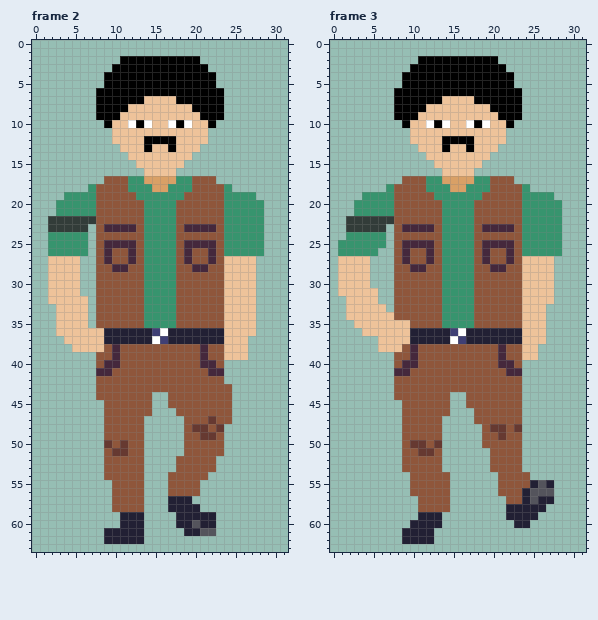
A pixel-art file gets an edit: sprite_project/lakon.ase. The first picture shows the starting point.
32x64 pixels, 9 frames. Shown: frame 2, frame 3. The commit also changed other frames, which this record leaves out.
And afterwards:
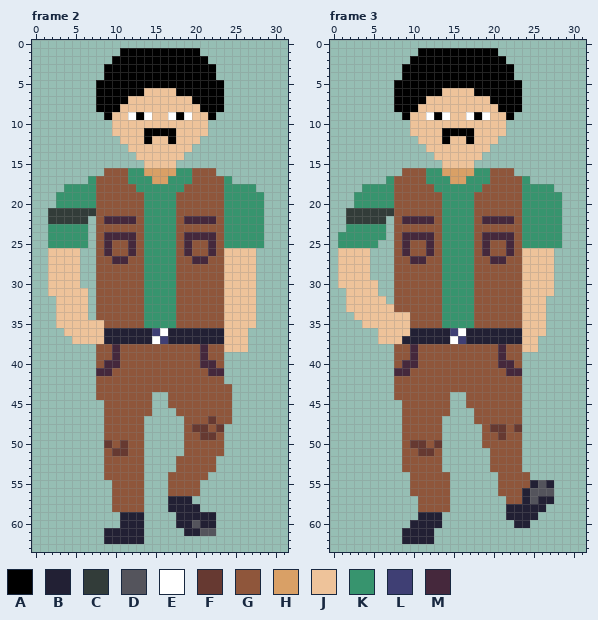
Palette (. is transparent): A #000000  B #222034  C #323c39  D #54545c  E #ffffff  F #663931  G #8f563b  H #d9a066  J #eec39a  K #37946e  L #3f3f74  M #45283c
The exact change:
Frame 2:
y 1: x 11..20 .......... -> AAAAAAAAAA
y 2: x 10 . -> A; x 21 . -> A
y 3: x 9 . -> A; x 22 . -> A
y 5: x 8 . -> A; x 23 . -> A
y 6: x 14..17 AAAA -> JJJJ
y 7: x 12..13 AA -> JJ; x 18..19 AA -> JJ
y 8: x 11 A -> J; x 20 A -> J
y 9: x 8 A -> .; x 10 A -> J; x 12..14 JJJ -> EAE; x 17..19 JJJ -> EAE; x 21 A -> J; x 23 A -> .
y 10: x 9 A -> .; x 12..14 EAE -> JJJ; x 17..19 EAE -> JJJ; x 22 A -> .
y 11: x 14..17 JJJJ -> AAAA
y 12: x 10 J -> .; x 15..16 AA -> JJ; x 21 J -> .
y 13: x 11 J -> .; x 14 A -> J; x 17 A -> J; x 20 J -> .
y 14: x 12 J -> .; x 19 J -> .
y 15: x 13 J -> .; x 18 J -> .
y 16: x 9..22 .....JJJJ..... -> GGGKKHHHHKKGGG
y 17: x 7..8 .. -> KG; x 14 H -> K; x 17 H -> K; x 23..24 .. -> GK
y 18: x 4..6 ... -> KKK; x 12 K -> G; x 15..16 HH -> KK; x 19 K -> G; x 25..27 ... -> KKK
y 19: x 3 . -> K; x 13 K -> G; x 18 K -> G; x 28 . -> K
y 21: x 2..7 .KKKKK -> CCCCCC
y 22: x 7 C -> .; x 9..12 GGGG -> MMMM; x 19..22 GGGG -> MMMM
y 23: x 2..6 CCCCC -> KKKKK; x 9..12 MMMM -> GGGG; x 19..22 MMMM -> GGGG
y 24: x 9..12 GGGG -> MMMM; x 19..22 GGGG -> MMMM
y 25: x 10..11 MM -> GG; x 20..21 MM -> GG
y 26: x 2..6 KKKKK -> JJJJ.; x 24..28 KKKKK -> JJJJ.
y 27: x 9..12 MGGM -> GMMG; x 19..22 MGGM -> GMMG
y 28: x 10..11 MM -> GG; x 20..21 MM -> GG
y 31: x 6 . -> J
y 32: x 2 J -> .
y 35: x 7..8 .G -> JJ
y 36: x 3 J -> .; x 27 J -> .
y 37: x 4 J -> .
y 38: x 5..8 JJJJ -> ...G
y 39: x 24..26 JJJ -> ...
Frame 3:
y 1: x 11..20 .......... -> AAAAAAAAAA
y 2: x 10 . -> A; x 21 . -> A
y 3: x 9 . -> A; x 22 . -> A
y 5: x 8 . -> A; x 23 . -> A
y 6: x 14..17 AAAA -> JJJJ
y 7: x 12..13 AA -> JJ; x 18..19 AA -> JJ
y 8: x 11 A -> J; x 20 A -> J
y 9: x 8 A -> .; x 10 A -> J; x 12..14 JJJ -> EAE; x 17..19 JJJ -> EAE; x 21 A -> J; x 23 A -> .
y 10: x 9 A -> .; x 12..14 EAE -> JJJ; x 17..19 EAE -> JJJ; x 22 A -> .
y 11: x 14..17 JJJJ -> AAAA
y 12: x 10 J -> .; x 15..16 AA -> JJ; x 21 J -> .
y 13: x 11 J -> .; x 14 A -> J; x 17 A -> J; x 20 J -> .
y 14: x 12 J -> .; x 19 J -> .
y 15: x 13 J -> .; x 18 J -> .
y 16: x 9..22 .....JJJJ..... -> GGGKKHHHHKKGGG
y 17: x 7..8 .. -> KG; x 14 H -> K; x 17 H -> K; x 23..24 .. -> GK
y 18: x 4..6 ... -> KKK; x 12 K -> G; x 15..16 HH -> KK; x 19 K -> G; x 25..27 ... -> KKK
y 19: x 3 . -> K; x 13 K -> G; x 18 K -> G; x 28 . -> K
y 21: x 2..7 .KKKKK -> CCCCCC
y 22: x 7 C -> .; x 9..12 GGGG -> MMMM; x 19..22 GGGG -> MMMM
y 23: x 2..6 CCCCC -> KKKKK; x 9..12 MMMM -> GGGG; x 19..22 MMMM -> GGGG
y 24: x 1 . -> K; x 9..12 GGGG -> MMMM; x 19..22 GGGG -> MMMM
y 25: x 6 K -> .; x 10..11 MM -> GG; x 20..21 MM -> GG
y 26: x 1..5 KKKKK -> JJJJ.; x 24..28 KKKKK -> JJJJ.
y 27: x 9..12 MGGM -> GMMG; x 19..22 MGGM -> GMMG
y 28: x 10..11 MM -> GG; x 20..21 MM -> GG
y 30: x 5 . -> J
y 31: x 1 J -> .
y 32: x 6 . -> J; x 27 J -> .
y 33: x 7 . -> J
y 34: x 2 J -> .; x 8..9 GG -> JJ
y 35: x 3 J -> .
y 36: x 4..5 JJ -> ..
y 37: x 9 J -> B; x 26 J -> .
y 38: x 6..8 JJJ -> ..G
y 39: x 24..25 JJ -> ..
